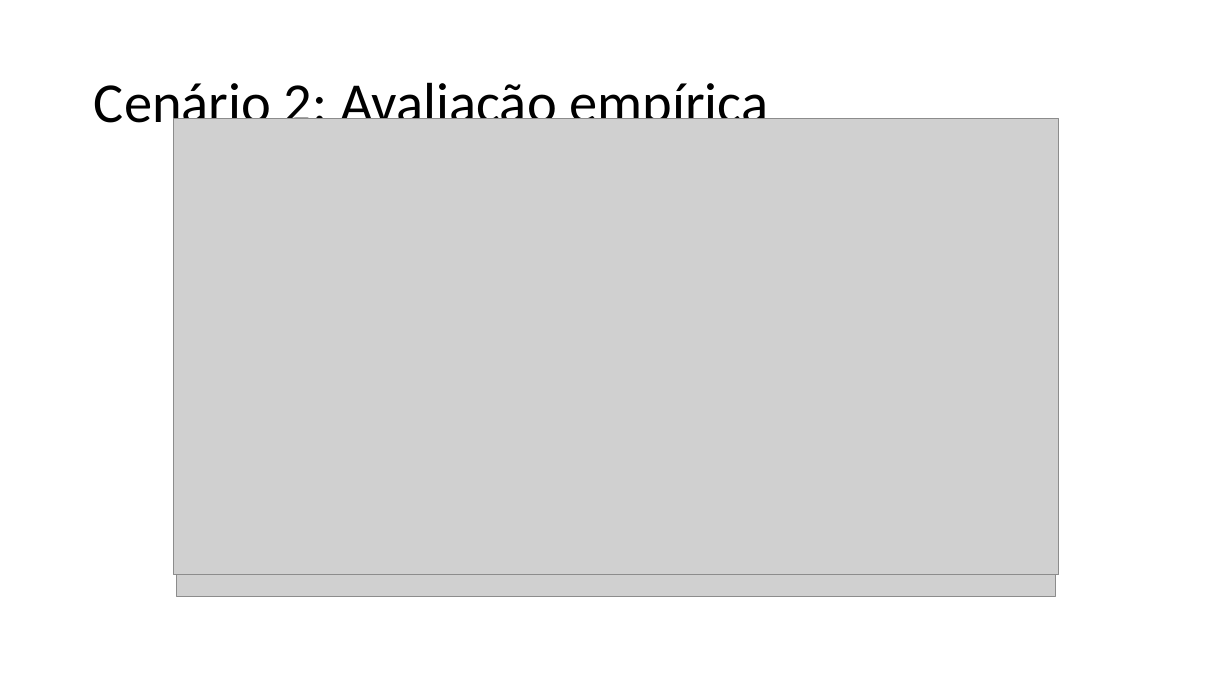
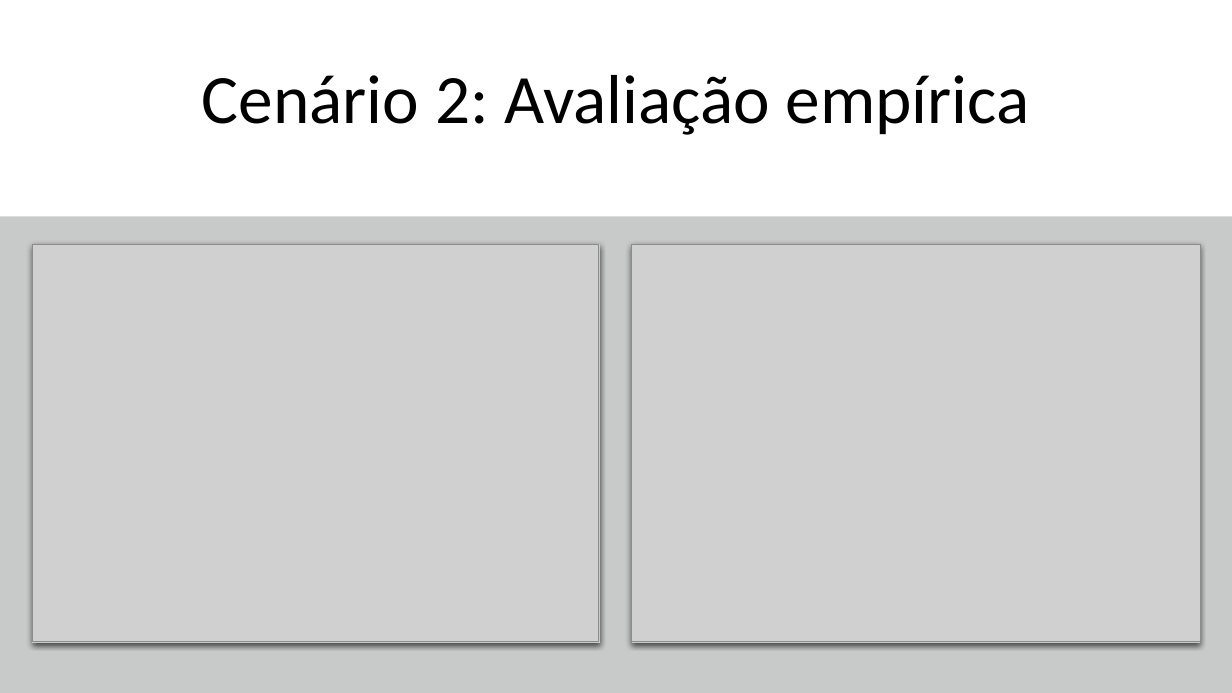
Before and after one commit to afs202005277/UrbanLogisticsOptimizer, a slide deck: slide 10 of Apresentacao.pptx. Drawn at 1232x693 pixels with LibreOffice and Linux fonts; fonts in the diff are those of the drawing; grey boxes stand for pictures. Boxes give left, top, right and bottom in pixels: in the first picture for what was removed or moved away, otherwise in the second. Text is boxed around its words. In the diff, an @@ line names an element or a change of style, - is before the commit and + after.

```diff
--- a/Apresentacao.pptx
+++ b/Apresentacao.pptx
@@ title "Cenário 2: Avaliação empírica": place and size @@
-title "Cenário 2: Avaliação empírica" at (94, 82, 769, 135)
+title "Cenário 2: Avaliação empírica" at (202, 75, 1030, 135)
@@ title "Cenário 2: Avaliação empírica" at (202, 75, 1030, 135): size 44 to 54 pt; alignment left to centre; vertical alignment middle to bottom @@
@@ rectangle added at (0, 216, 1232, 693), fill #C8CACA @@
@@ picture: place and size @@
-picture at (174, 118, 1059, 575)
+picture at (32, 245, 599, 642)
@@ rounded rectangle added at (32, 245, 600, 642), fill #FFFFFF, outline #C8CACA 0.75 pt @@
@@ picture: place and size @@
-picture at (177, 213, 1055, 596)
+picture at (632, 245, 1202, 642)
@@ rounded rectangle added at (632, 245, 1200, 642), fill #FFFFFF, outline #C8CACA 0.75 pt @@
```
Also in this commit, not shown: 1 other slide changed, 1 slide added, 1 slide removed, 13 other files.
